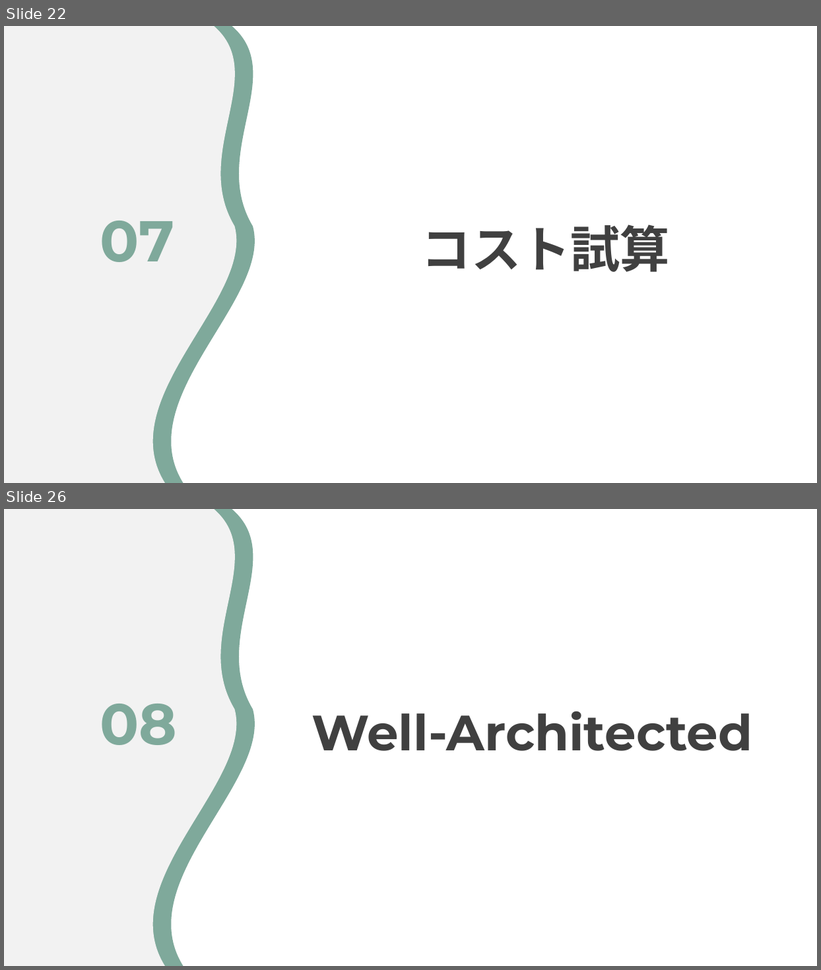
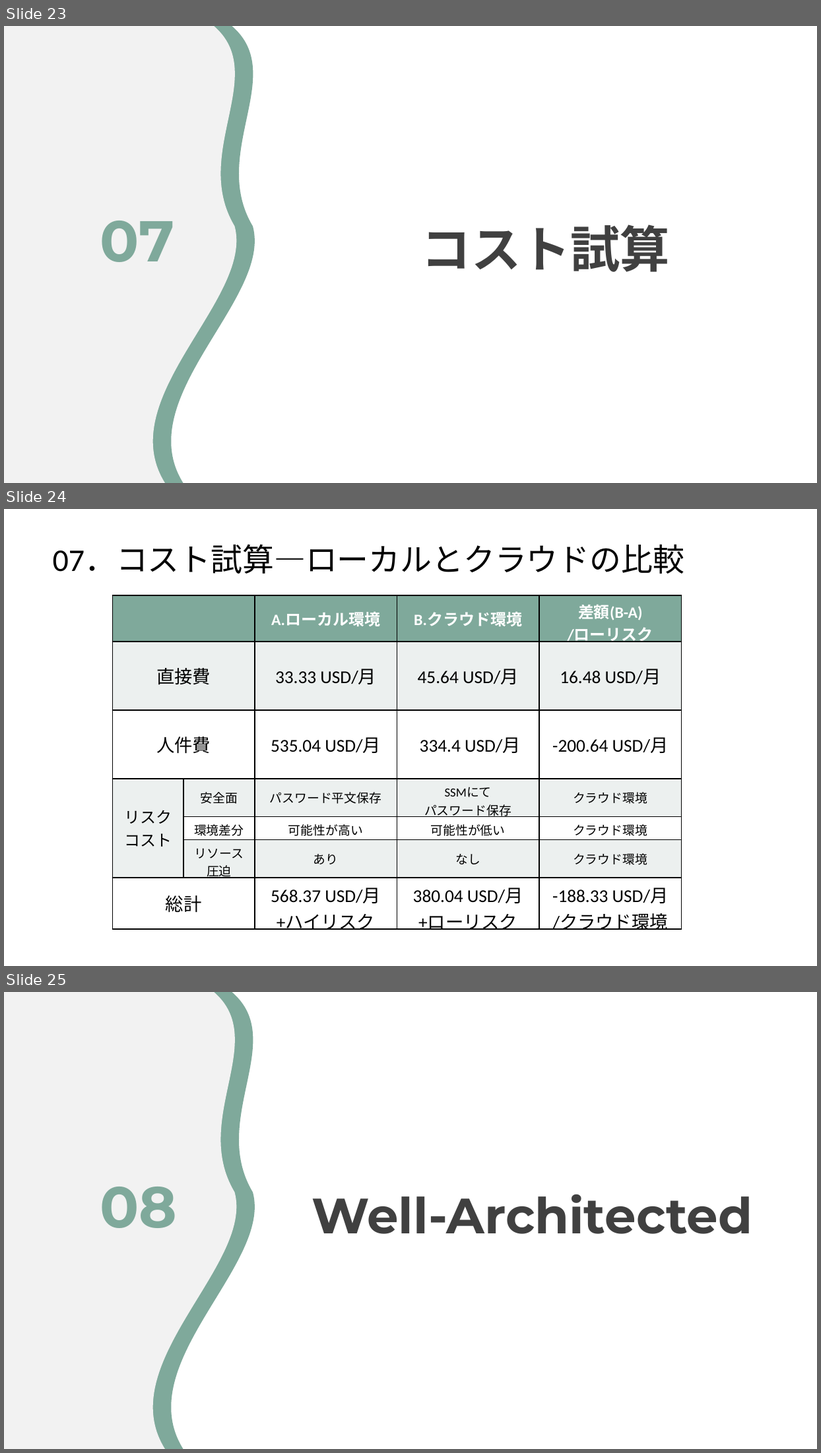
Before and after one commit to hu357159/AWS-architecture-Staging-Deployment, a slide deck: テスト環境改善提案書_Test Environment Improvement Proposal.pptx. Shown one above the other, each under a label of ours: slides 22 and 26 before the commit, slides 23, 24 and 25 after it; the slides between them are not shown. The pictures are 821x970 and 821x1453 pixels, drawn with LibreOffice and Linux fonts; fonts in the diff are those of the drawing. Boxes give left, top, right and bottom in pixels: in the first picture for what was removed or moved away, otherwise in the second. Text is boxed around its words. In the diff, an @@ line names an element or a change of style, - is before the commit and + after.

```diff
--- a/テスト環境改善提案書_Test Environment Improvement Proposal.pptx
+++ b/テスト環境改善提案書_Test Environment Improvement Proposal.pptx
@@ slide 24 added at box(4, 509, 817, 966), background #FFFFFF @@
@@ text added at box(53, 544, 685, 574), 28 pt, text #000000 @@
+07．コスト試算―ローカルとクラウドの比較
@@ table added at box(112, 595, 682, 933), 7 rows, 5 columns @@
+ |  | A.ローカル環境 | B.クラウド環境 | 差額(B-A) / /ローリスク
+直接費 |  | 33.33 USD/月 | 45.64 USD/月 | 16.48 USD/月
+人件費 |  | 535.04 USD/月 | 334.4 USD/月 | -200.64 USD/月
+リスクコスト | 安全面 | パスワード平文保存 | SSMにて / パスワード保存 | クラウド環境
+ | 環境差分 | 可能性が高い | 可能性が低い | クラウド環境
+ | リソース / 圧迫 | あり | なし | クラウド環境
+総計 |  | 568.37 USD/月 / +ハイリスク | 380.04 USD/月 / +ローリスク | -188.33 USD/月 / /クラウド環境
@@ what was slide 22 is now slide 23 @@
@@ what was slide 26 is now slide 25 @@
```
Also in this commit, not shown: 1 other slide added, 3 slides removed, 1 other file.
